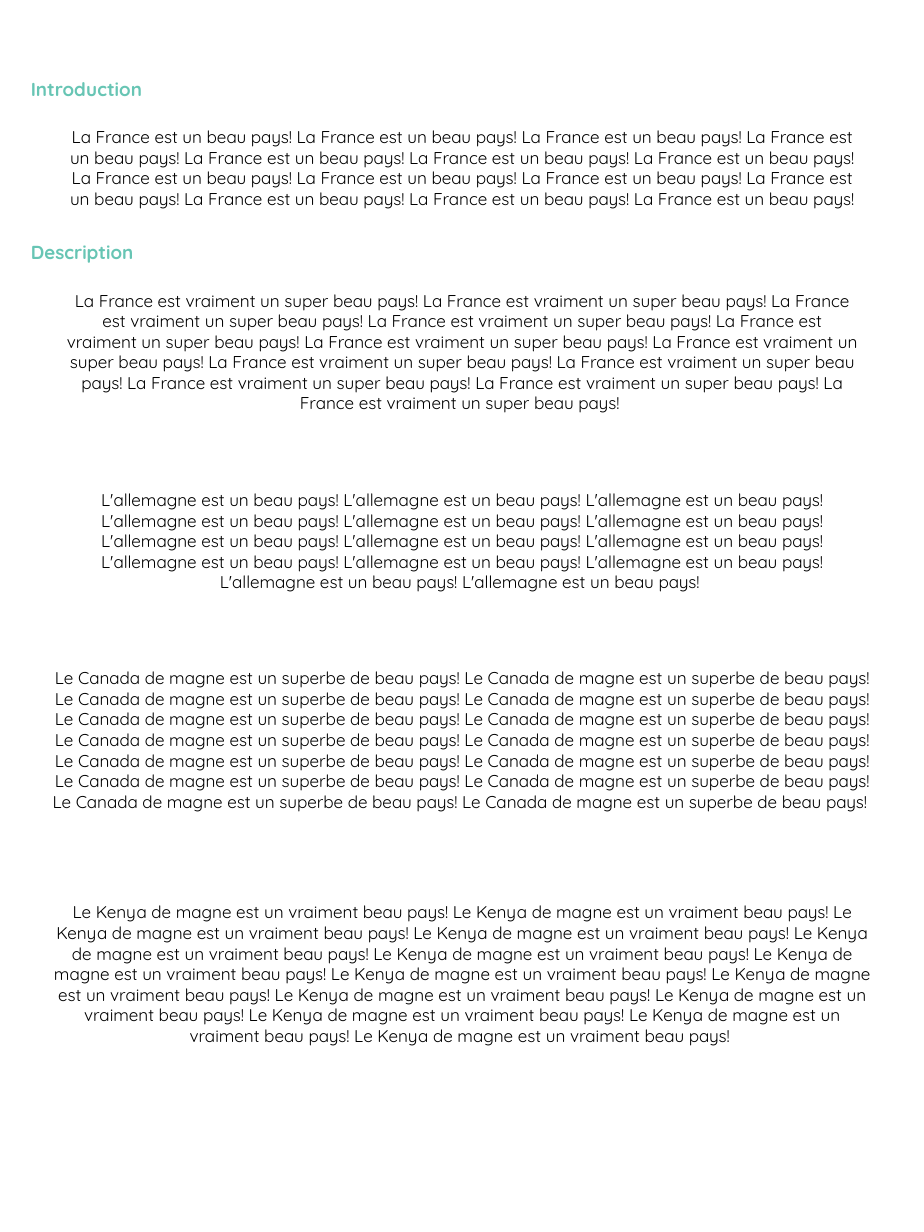
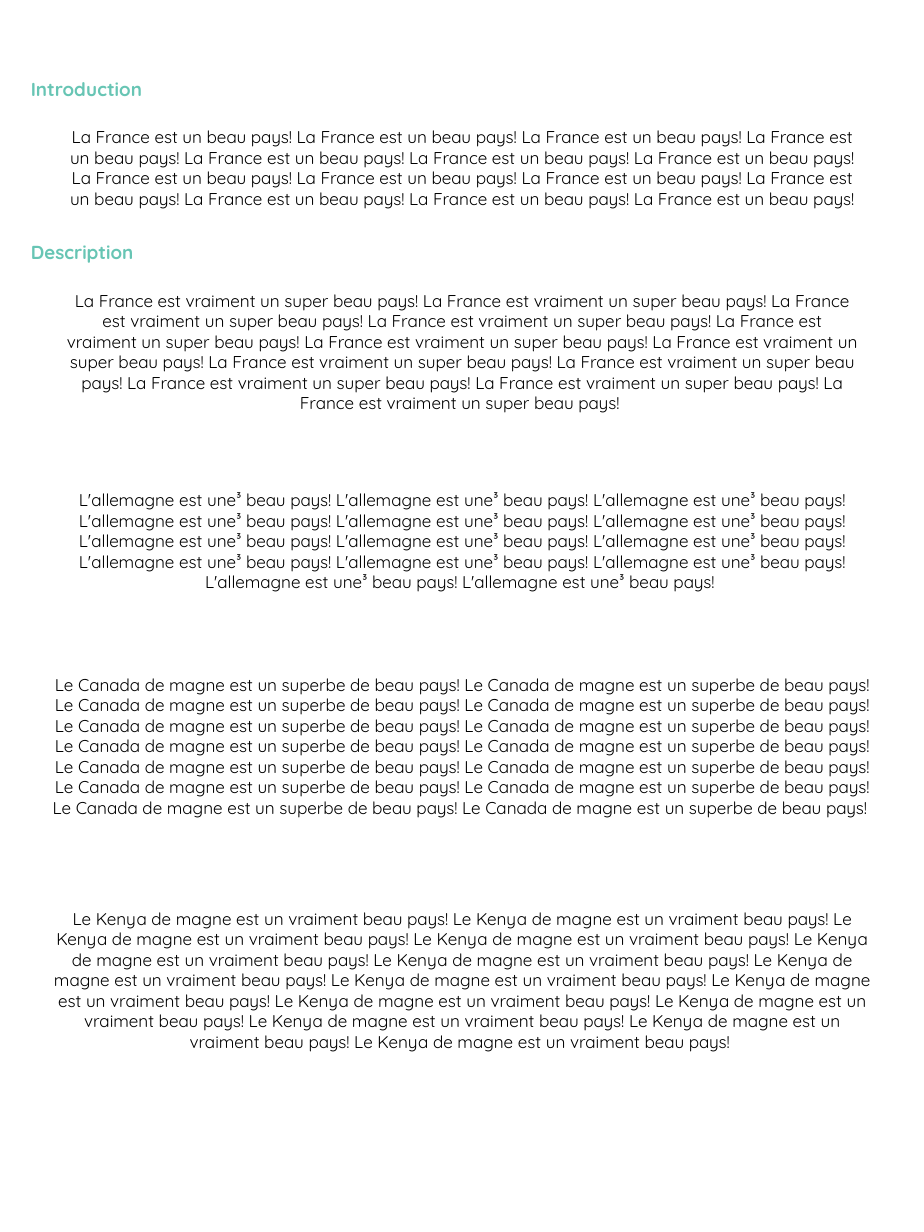
Before and after one commit to Msa360/pptx_template_cin, a slide deck: slide 2 of powerpoints/test.pptx. Drawn at 924x1232 pixels with LibreOffice and Linux fonts; fonts in the diff are those of the drawing; background and template pictures are left out. Boxes give left, top, right and bottom in pixels: in the first picture for what was removed or moved away, otherwise in the second. Text is boxed around its words. In the diff, an @@ line names an element or a change of style, - is before the commit and + after.

```diff
--- a/powerpoints/test.pptx
+++ b/powerpoints/test.pptx
@@ text at (79, 492, 845, 592): text changed @@
-L'allemagne est un beau pays! L'allemagne est un beau pays! L'allemagne est un beau pays!
-L'allemagne est un beau pays! L'allemagne est un beau pays! L'allemagne est un beau pays!
-L'allemagne est un beau pays! L'allemagne est un beau pays! L'allemagne est un beau pays!
-L'allemagne est un beau pays! L'allemagne est un beau pays! L'allemagne est un beau pays!
-L'allemagne est un beau pays! L'allemagne est un beau pays!
+L'allemagne est une³ beau pays! L'allemagne est une³ beau pays! L'allemagne est une³ beau pays!
+L'allemagne est une³ beau pays! L'allemagne est une³ beau pays! L'allemagne est une³ beau pays!
+L'allemagne est une³ beau pays! L'allemagne est une³ beau pays! L'allemagne est une³ beau pays!
+L'allemagne est une³ beau pays! L'allemagne est une³ beau pays! L'allemagne est une³ beau pays!
+L'allemagne est une³ beau pays! L'allemagne est une³ beau pays!
@@ text "Le Canada de magne est ...": place and size @@
-text "Le Canada de magne est ..." at (53, 671, 869, 812)
+text "Le Canada de magne est ..." at (53, 678, 869, 818)
@@ text "Le Kenya de magne est ...": place and size @@
-text "Le Kenya de magne est ..." at (54, 905, 871, 1046)
+text "Le Kenya de magne est ..." at (54, 912, 871, 1052)
```
Also in this commit, not shown: 3 other files.
